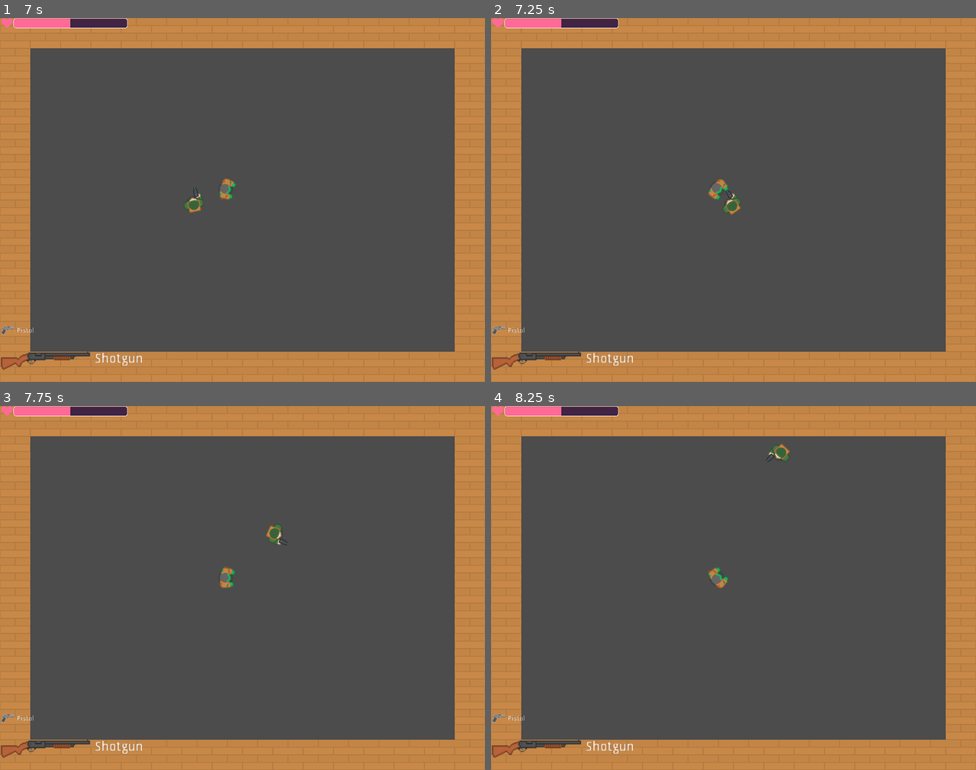
Above: before the commit, frames 1-4 (two rows, left to right).
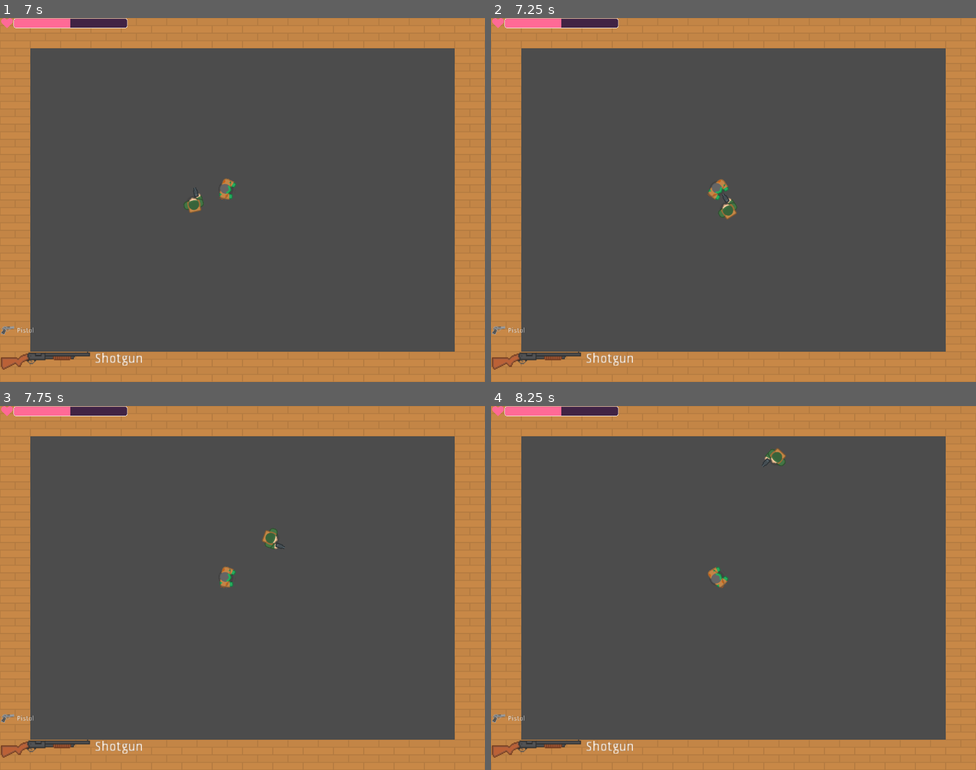
Above: after the commit, the same moments.

Repository: sindre0830/YAZG
Game: Godot game, scene res://Menu/MainMenu.tscn
Same seed, same stepped clock (60 frames per second), same inputs: the game is played once before the commit and once after it.
Inputs (mouse positions are in pixels of both pictures, inside the frame that each line leads up to):
- Up to frame 1 (7 s): click "Play" at 0.5 s; tap Enter at 1.25 s; move the mouse to (349, 181) at 1.27 s; hold Right (ui_right) 1.28-2.03 s; move the mouse to (145, 218) at 2.02 s; hold Down (ui_down) 2.03-2.78 s; move the mouse to (291, 119) at 2.77 s; hold Right (ui_right) 2.78-3.53 s; move the mouse to (218, 272) at 3.52 s; hold Up (ui_up) 3.53-4.28 s; move the mouse to (388, 254) at 4.27 s; hold Left (ui_left) 4.28-5.78 s; move the mouse to (97, 145) at 5.02 s; move the mouse to (266, 200) at 5.77 s; hold Down (ui_down) 5.78-6.53 s; move the mouse to (169, 109) at 6.52 s; hold Right (ui_right) from 6.53 s (still down)
- Up to frame 2 (7.25 s): keep holding Right (ui_right)
- Up to frame 3 (7.75 s): move the mouse to (349, 569) at 7.27 s; release Right (ui_right) at 7.28 s; hold Up (ui_up) from 7.28 s (still down)
- Up to frame 4 (8.25 s): move the mouse to (636, 606) at 8.02 s; release Up (ui_up) at 8.03 s; hold Right (ui_right) from 8.03 s (still down)

Frame 1 is identical in both runs. In frame 2, 0.2% of the frame differs, in the area x 44-52%, y 44-56%; in frame 3, 0.2%, in the area x 45-60%, y 32-50%; in frame 4, 0.2%.

Commit message:
Improved zombie hitbox

Diff:
--- a/Source/Zombie/Zombie.tscn
+++ b/Source/Zombie/Zombie.tscn
@@ -4,7 +4,8 @@
 [ext_resource path="res://Zombie/Zombie.gd" type="Script" id=2]
 [ext_resource path="res://Zombie/ZoneDetect.tscn" type="PackedScene" id=3]
 
-[sub_resource type="CircleShape2D" id=1]
+[sub_resource type="CapsuleShape2D" id=3]
+height = 7.5
 
 [sub_resource type="CircleShape2D" id=2]
 radius = 67.6872
@@ -19,7 +20,7 @@
 
 [node name="CollisionShape2D" type="CollisionShape2D" parent="."]
 scale = Vector2( 1.6, 1.6 )
-shape = SubResource( 1 )
+shape = SubResource( 3 )
 
 [node name="ZoneDetect" parent="." instance=ExtResource( 3 )]
 
